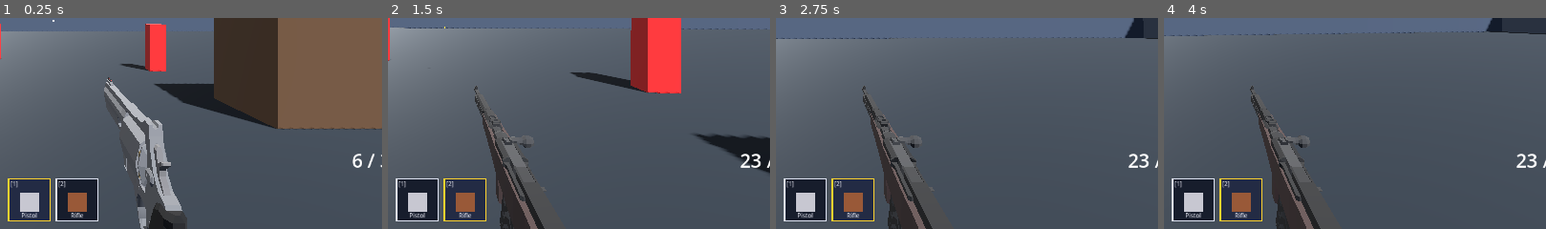
Above: before the commit, frames 1-4 (left to right).
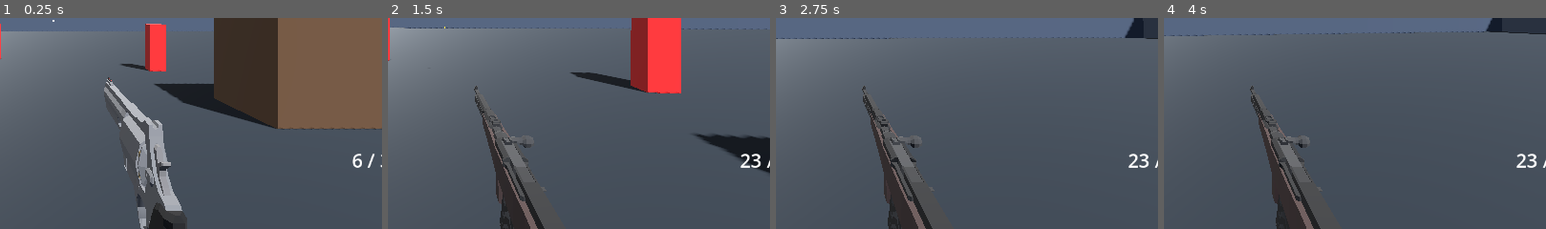
Above: after the commit, the same moments.

Repository: BosRegele/rustyrodut
Game: Godot game, scene res://main.tscn
Same seed, same stepped clock (60 frames per second), same inputs: the game is played once before the commit and once after it.
Inputs (mouse positions are % of the whole screen's width and height, from its top left):
- Up to frame 1 (0.25 s): no input
- Up to frame 2 (1.5 s): tap Enter at 0.5 s; move the mouse to (55, 49) at 0.52 s; hold W (move_forward) from 0.53 s (still down); tap 1 at 0.6 s; click (55, 49) at 0.67 s; tap Space (jump) at 0.77 s; move the mouse to (45, 50) at 1.27 s; tap 2 at 1.35 s; click (45, 50) at 1.42 s
- Up to frame 3 (2.75 s): keep holding W (move_forward); tap Space (jump) at 1.52 s; move the mouse to (52, 47) at 2.02 s; tap R at 2.1 s; click (52, 47) at 2.17 s
- Up to frame 4 (4 s): keep holding W (move_forward); move the mouse to (49, 51) at 2.77 s; tap 1 at 2.85 s; click (49, 51) at 2.92 s; tap Space (jump) at 3.02, 3.5, 3.77 s; move the mouse to (57, 50) at 3.52 s; tap 2 at 3.6 s; click (57, 50) at 3.67 s
The pictures show only the part of the screen within x 43-93%, y 49-98%; the shares and areas given below are measured in that part.

The runs differ from the first frame. In frame 1, 4.5% of the frame differs, in the area x 2-26%, y 76-97%; in frame 2, 4.5%; in frame 3, 4.5%; in frame 4, 4.5%.
Error after the commit: Parse Error: Cannot infer the type of "icon_path" variable because the value doesn't have a set type. (res://inventory_hud.gd:65)

Commit message:
Inventory HUD: use PNG textures for slot frame and weapon icons
- TextureRect for weapon icons (icon_pistol.png, icon_rifle.png)
- Optional slot frame overlay (icon_slot.png) with transparent center
- ColorRect fallback if PNGs are missing
- Slightly larger slots (80x80) to better show weapon renders

Co-Authored-By: Claude Sonnet 4.6 <noreply@anthropic.com>

Diff:
--- a/inventory_hud.gd
+++ b/inventory_hud.gd
@@ -1,41 +1,45 @@
 extends CanvasLayer
 
-# ── Configurat din player.gd ──────────────────────────────────────────────────
-# Apeleaza update_active(slot_int) dupa fiecare schimb de arma.
+const SLOT_SIZE     := Vector2(80, 80)
+const SLOT_GAP      := 10
+const MARGIN_BOTTOM := 24
 
-const SLOT_SIZE      := Vector2(72, 72)
-const SLOT_GAP       := 8
-const MARGIN_BOTTOM  := 24
+const SLOT_FRAME  := "res://icon_slot.png"
+const WEAPON_ICONS := [
+	"res://icon_pistol.png",   # slot 1
+	"res://icon_rifle.png",    # slot 2
+]
+const WEAPON_NAMES  := ["Pistol", "Rifle"]
+const KEY_LABELS    := ["[1]", "[2]"]
 
-# Culorile icon-urilor (inlocuieste cu TextureRect daca adaugi PNG-uri)
+# Fallback colors daca PNG-urile lipsesc
 const WEAPON_COLORS := [
-	Color(0.78, 0.78, 0.82),   # 1 – Pistol  (argintiu)
-	Color(0.60, 0.35, 0.22),   # 2 – Rifle   (lemn maro)
+	Color(0.78, 0.78, 0.82),
+	Color(0.60, 0.35, 0.22),
 ]
-const WEAPON_NAMES := ["Pistol", "Rifle"]
-const KEY_LABELS   := ["[1]", "[2]"]
 
-# Stiluri ──────────────────────────────────────────────────────────────────────
-const COL_BG_INACTIVE  := Color(0.09, 0.11, 0.17, 0.92)
-const COL_BG_ACTIVE    := Color(0.14, 0.17, 0.27, 0.96)
-const COL_BORDER_OUT   := Color(0.12, 0.14, 0.22, 1.00)   # bordura exterioara
-const COL_BORDER_IN    := Color(0.88, 0.90, 0.96, 1.00)   # bordura interioara alba
-const COL_BORDER_ACT   := Color(1.00, 0.83, 0.18, 1.00)   # gold cand e activ
-const COL_KEY_LABEL    := Color(0.75, 0.76, 0.80, 1.00)
-const COL_NAME_LABEL   := Color(0.85, 0.86, 0.90, 1.00)
+const COL_BG_INACTIVE := Color(0.09, 0.11, 0.17, 0.92)
+const COL_BG_ACTIVE   := Color(0.14, 0.17, 0.27, 0.96)
+const COL_BORDER_OUT  := Color(0.12, 0.14, 0.22, 1.00)
+const COL_BORDER_IN   := Color(0.88, 0.90, 0.96, 1.00)
+const COL_BORDER_ACT  := Color(1.00, 0.83, 0.18, 1.00)
+const COL_KEY_LABEL   := Color(0.75, 0.76, 0.80, 1.00)
+const COL_NAME_LABEL  := Color(0.85, 0.86, 0.90, 1.00)
 
-var _slots : Array = []   # Array[Dictionary] – fiecare are "panel", "style_inner"
+var _slots       : Array = []
 var _active_slot := 1
+var _use_frame   := false
 
 func _ready() -> void:
 	layer = 20
+	_use_frame = ResourceLoader.exists(SLOT_FRAME)
 	_build()
 	update_active(1)
 
 # ── Build ──────────────────────────────────────────────────────────────────────
 func _build() -> void:
-	var slot_count   := WEAPON_NAMES.size()
-	var total_width  := slot_count * SLOT_SIZE.x + (slot_count - 1) * SLOT_GAP
+	var count       := WEAPON_NAMES.size()
+	var total_width := count * SLOT_SIZE.x + (count - 1) * SLOT_GAP
 
 	var root := Control.new()
 	root.set_anchors_preset(Control.PRESET_FULL_RECT)
@@ -52,86 +56,99 @@
 	hbox.mouse_filter  = Control.MOUSE_FILTER_IGNORE
 	root.add_child(hbox)
 
-	for i in range(slot_count):
-		var outer := _make_slot_outer()
+	for i in range(count):
+		# ── Container exterior (border / frame) ──────────────────────────────
+		var outer := _make_outer()
 		hbox.add_child(outer)
 
-		var inner := _make_slot_inner()
-		outer.add_child(inner)
+		# ── Icon arma ────────────────────────────────────────────────────────
+		var icon_path := WEAPON_ICONS[i]
+		if ResourceLoader.exists(icon_path):
+			var tex_rect := TextureRect.new()
+			tex_rect.texture = load(icon_path)
+			tex_rect.stretch_mode = TextureRect.STRETCH_KEEP_ASPECT_CENTERED
+			tex_rect.set_anchors_preset(Control.PRESET_FULL_RECT)
+			# margine interioara sa nu atinga bordura
+			tex_rect.offset_left   = 6
+			tex_rect.offset_right  = -6
+			tex_rect.offset_top    = 6
+			tex_rect.offset_bottom = -20   # loc pentru label jos
+			tex_rect.mouse_filter  = Control.MOUSE_FILTER_IGNORE
+			outer.add_child(tex_rect)
+		else:
+			# Fallback: patrat colorat
+			var col_rect := ColorRect.new()
+			col_rect.color = WEAPON_COLORS[i]
+			col_rect.set_anchors_preset(Control.PRESET_CENTER)
+			col_rect.size         = Vector2(36, 36)
+			col_rect.offset_left  = -18
+			col_rect.offset_right =  18
+			col_rect.offset_top   = -14
+			col_rect.offset_bottom = 22
+			col_rect.mouse_filter = Control.MOUSE_FILTER_IGNORE
+			outer.add_child(col_rect)
 
-		# ── Icon colorat (Container cu ColorRect) ──
-		var icon := ColorRect.new()
-		icon.color = WEAPON_COLORS[i]
-		icon.set_anchors_preset(Control.PRESET_CENTER)
-		icon.size = Vector2(32, 32)
-		icon.offset_left   = -16
-		icon.offset_right  =  16
-		icon.offset_top    = -12
-		icon.offset_bottom =  20
-		inner.add_child(icon)
+		# ── Overlay rama PNG (transparent center) ────────────────────────────
+		if _use_frame:
+			var frame_rect := TextureRect.new()
+			frame_rect.texture = load(SLOT_FRAME)
+			frame_rect.stretch_mode = TextureRect.STRETCH_SCALE
+			frame_rect.set_anchors_preset(Control.PRESET_FULL_RECT)
+			frame_rect.mouse_filter = Control.MOUSE_FILTER_IGNORE
+			outer.add_child(frame_rect)
 
-		# ── Label tasta [1] / [2] ──
+		# ── Label tasta ──────────────────────────────────────────────────────
 		var key_lbl := Label.new()
 		key_lbl.text = KEY_LABELS[i]
 		key_lbl.set_anchors_preset(Control.PRESET_TOP_LEFT)
-		key_lbl.offset_left = 4
-		key_lbl.offset_top  = 2
-		key_lbl.add_theme_font_size_override("font_size", 10)
+		key_lbl.offset_left = 5
+		key_lbl.offset_top  = 3
+		key_lbl.add_theme_font_size_override("font_size", 11)
 		key_lbl.add_theme_color_override("font_color", COL_KEY_LABEL)
-		inner.add_child(key_lbl)
+		key_lbl.mouse_filter = Control.MOUSE_FILTER_IGNORE
+		outer.add_child(key_lbl)
 
-		# ── Label nume arma ──
+		# ── Label nume arma ──────────────────────────────────────────────────
 		var name_lbl := Label.new()
 		name_lbl.text = WEAPON_NAMES[i]
 		name_lbl.set_anchors_preset(Control.PRESET_BOTTOM_WIDE)
 		name_lbl.offset_bottom = -3
-		name_lbl.offset_top    = -17
+		name_lbl.offset_top    = -18
 		name_lbl.horizontal_alignment = HORIZONTAL_ALIGNMENT_CENTER
-		name_lbl.add_theme_font_size_override("font_size", 10)
+		name_lbl.add_theme_font_size_override("font_size", 11)
 		name_lbl.add_theme_color_override("font_color", COL_NAME_LABEL)
-		inner.add_child(name_lbl)
+		name_lbl.mouse_filter = Control.MOUSE_FILTER_IGNORE
+		outer.add_child(name_lbl)
 
 		_slots.append({
-			"outer": outer,
-			"inner": inner,
+			"outer":       outer,
 			"outer_style": outer.get_theme_stylebox("panel") as StyleBoxFlat,
-			"inner_style": inner.get_theme_stylebox("panel") as StyleBoxFlat,
 		})
 
-# ── Stiluri slot ──────────────────────────────────────────────────────────────
-func _make_slot_outer() -> Panel:
+# ── Outer panel cu StyleBoxFlat (folosit si cand lipseste frame PNG) ───────────
+func _make_outer() -> Panel:
 	var p := Panel.new()
 	p.custom_minimum_size = SLOT_SIZE
 	p.mouse_filter = Control.MOUSE_FILTER_IGNORE
 	var s := StyleBoxFlat.new()
-	s.bg_color = COL_BORDER_OUT
+	s.bg_color = COL_BG_INACTIVE
+	s.border_width_left   = 3
+	s.border_width_right  = 3
+	s.border_width_top    = 3
+	s.border_width_bottom = 3
+	s.border_color = COL_BORDER_IN
+	# bordura exterioara dark (simulam shadow-ul din pixel art)
+	s.shadow_color = COL_BORDER_OUT
+	s.shadow_size  = 3
 	s.set_corner_radius_all(0)
-	# Padding intern = grosimea bordurii exterioare (3px)
-	s.set_content_margin_all(3.0)
 	p.add_theme_stylebox_override("panel", s)
 	return p
 
-func _make_slot_inner() -> Panel:
-	var p := Panel.new()
-	p.set_anchors_preset(Control.PRESET_FULL_RECT)
-	p.mouse_filter = Control.MOUSE_FILTER_IGNORE
-	var s := StyleBoxFlat.new()
-	s.bg_color = COL_BG_INACTIVE
-	s.border_width_left   = 2
-	s.border_width_right  = 2
-	s.border_width_top    = 2
-	s.border_width_bottom = 2
-	s.border_color = COL_BORDER_IN
-	s.set_corner_radius_all(0)
-	s.set_content_margin_all(2.0)
-	p.add_theme_stylebox_override("panel", s)
-	return p
-
-# ── API public ────────────────────────────────────────────────────────────────
+# ── API ────────────────────────────────────────────────────────────────────────
 func update_active(slot: int) -> void:
 	_active_slot = slot
 	for i in range(_slots.size()):
-		var d = _slots[i]
-		var is_active := (i + 1 == slot)
-		(d["inner_style"] as StyleBoxFlat).bg_color     = COL_BG_ACTIVE    if is_active else COL_BG_INACTIVE
-		(d["inner_style"] as StyleBoxFlat).border_color = COL_BORDER_ACT   if is_active else COL_BORDER_IN
+		var s := _slots[i]["outer_style"] as StyleBoxFlat
+		var active := (i + 1 == slot)
+		s.bg_color     = COL_BG_ACTIVE   if active else COL_BG_INACTIVE
+		s.border_color = COL_BORDER_ACT  if active else COL_BORDER_IN
